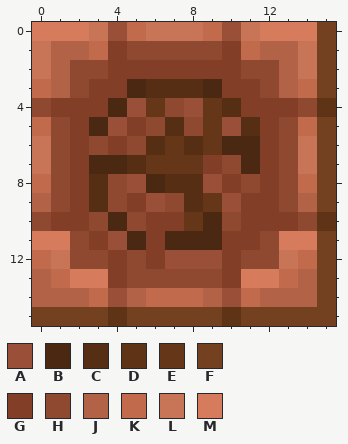
A pixel-art sprite gets an edit: config/fancymenu/assets/languages_button.png. That is the earlier state.
The file is 16x16 pixels. Colours within 5 levels of each other are drawn and written as one.
Palette (. is transparent): A #9a5038  B #4a2811  C #562e14  D #5f3315  E #653618  F #73411f  G #823e27  H #904931  J #b26247  K #c26b4c  L #c87456  M #d67b5b
Now the later version:
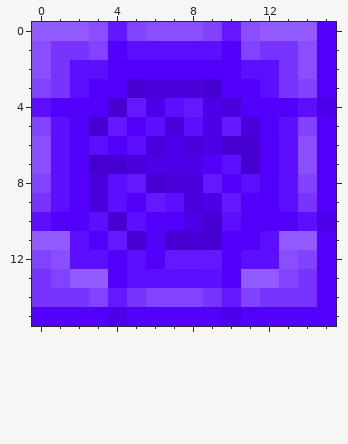
The exact change:
colour A: #9a5038 -> #6518ff
colour B: #4a2811 -> #4500d1
colour C: #562e14 -> #4900db
colour E: #653618 -> #4d00e8
colour G: #823e27 -> #5300fb
colour H: #904931 -> #5d0dff
colour J: #b26247 -> #7734ff
colour K: #c26b4c -> #8143ff
colour L: #c87456 -> #894fff
colour M: #d67b5b -> #915bff
Changed rows in their new state; - is a pixel that keeps its letter.
first column x 0:
 0 ---------------G
 1 ---------------G
 2 ---------------G
 3 ---------------G
 4 ---------------E
 5 ---------------G
 6 ---------------G
 7 ---------------G
 8 ---------------G
 9 ---------------G
10 ---------------E
11 ---------------G
12 ---------------G
13 ---------------G
14 ---------------G
15 GGGGEGGGGGEGGGGG
Changed places in both pictures, as pixel boxes (x1, y1, x2, y2):
changed: (32, 22, 336, 326)
